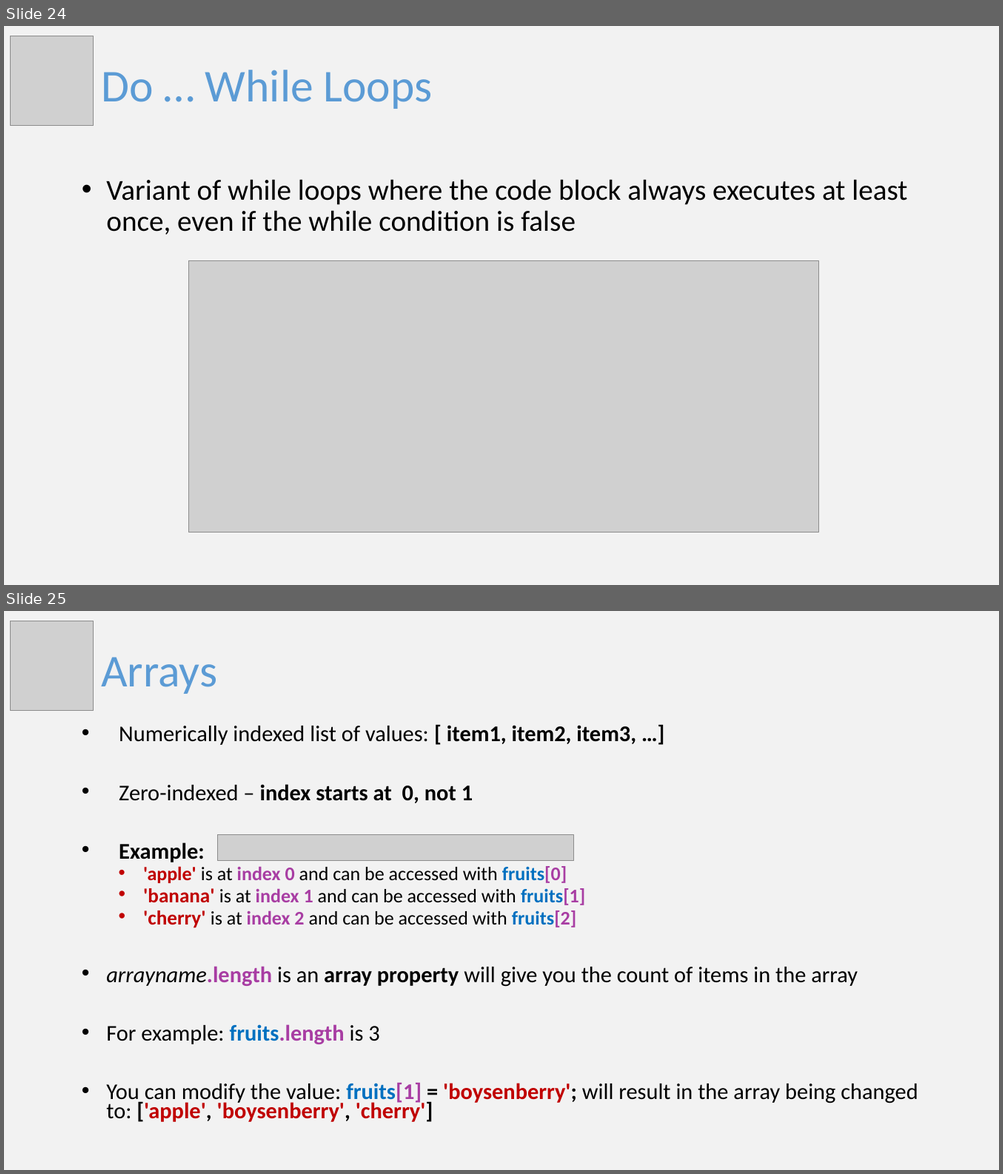
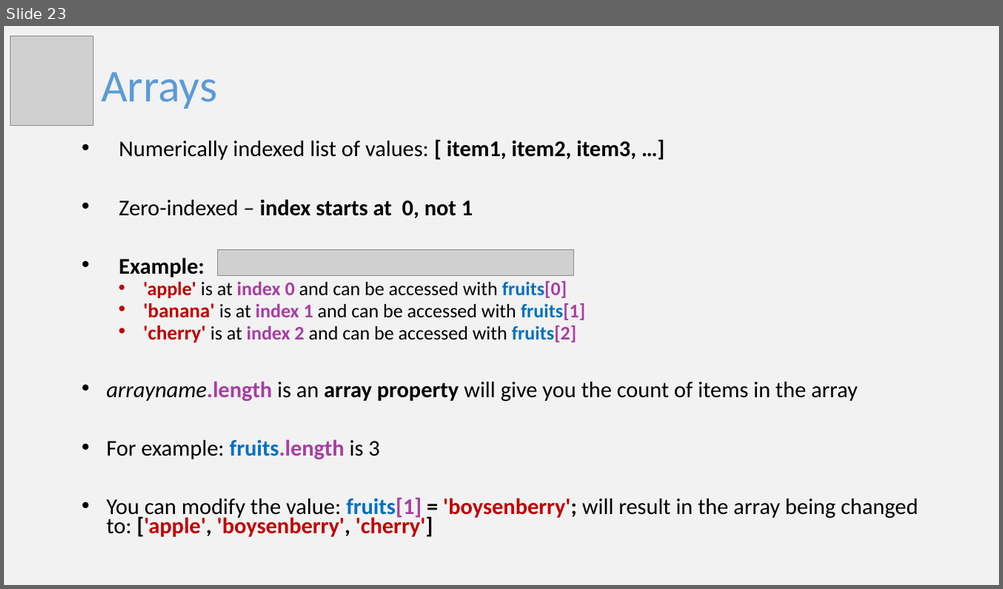
Before and after one commit to stephanieraymos/6-2021-cohort-week-3, a slide deck: Slides/Slides-week3.pptx. Shown one above the other, each under a label of ours: slides 24 and 25 before the commit, slide 23 after it. The pictures are 1003x1174 and 1003x589 pixels, drawn with LibreOffice and Linux fonts; fonts in the diff are those of the drawing; grey boxes stand for pictures. Boxes give left, top, right and bottom in pixels: in the first picture for what was removed or moved away, otherwise in the second. Text is boxed around its words. In the diff, an @@ line names an element or a change of style, - is before the commit and + after.

```diff
--- a/Slides/Slides-week3.pptx
+++ b/Slides/Slides-week3.pptx
@@ slide 24 removed at [4, 26, 999, 585], background #F2F2F2 @@
@@ picture removed at [11, 36, 94, 126] @@
@@ title removed at [101, 70, 432, 109] @@
-Do … While Loops
@@ text removed at [106, 179, 907, 235] @@
-• Variant of while loops where the code block always executes at least once, even if the while condition is false
@@ picture removed at [189, 261, 819, 533] @@
@@ what was slide 25 is now slide 23 @@
```
Also in this commit, not shown: 4 slides changed, 3 other slides removed, 1 other file.
